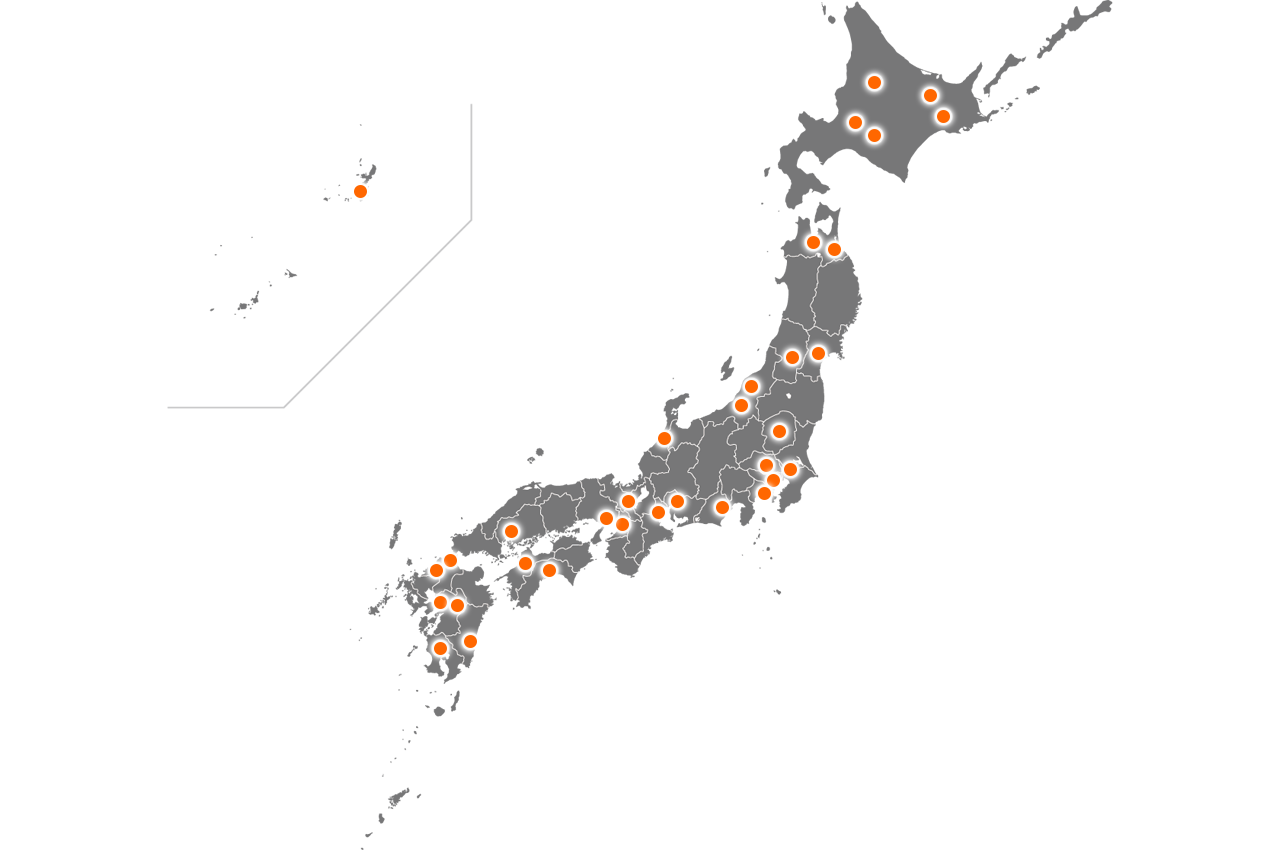
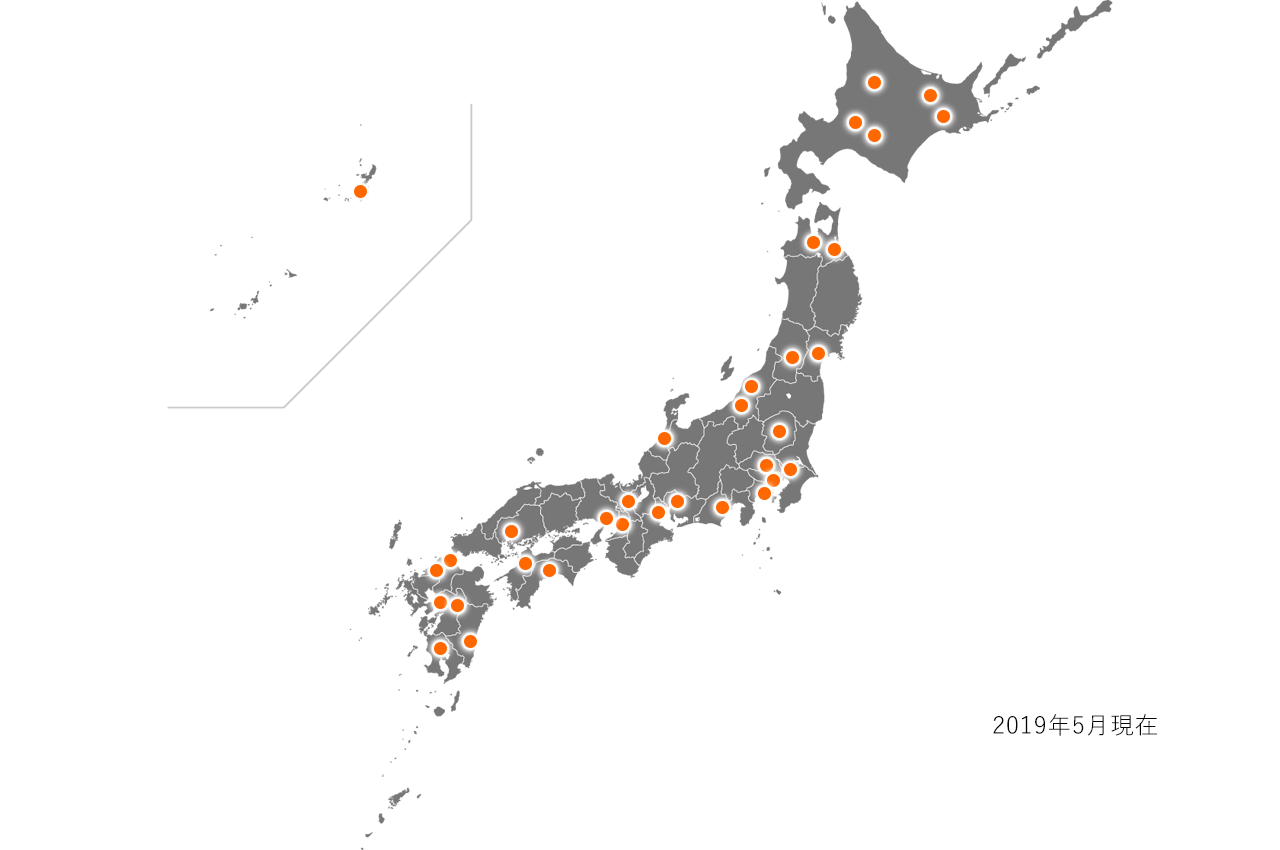
The second 1280×850 image is a revision of the first. Changes to its layers:
added layer "2019年5月現在" in group "アートボード 1" over box(993, 714, 1157, 736)
